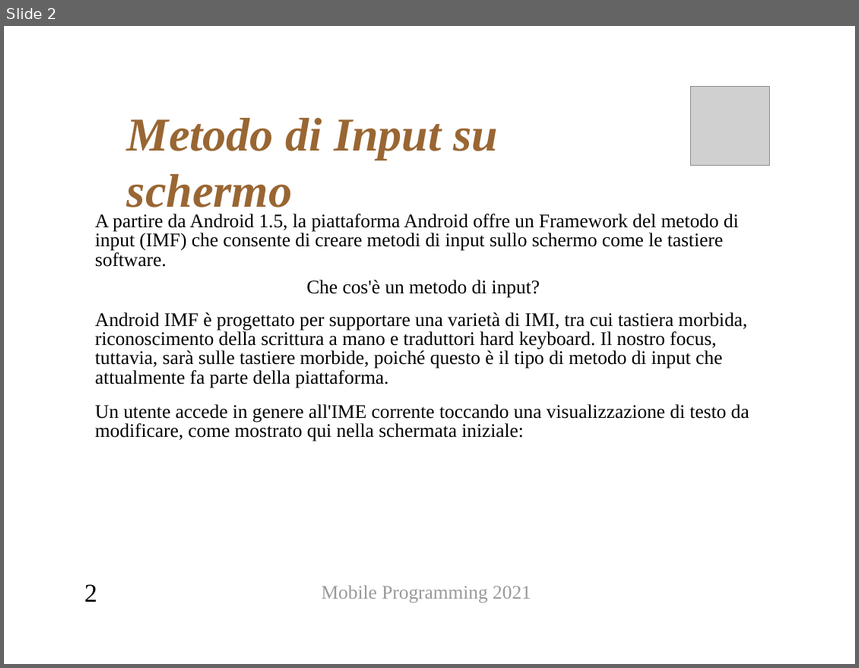
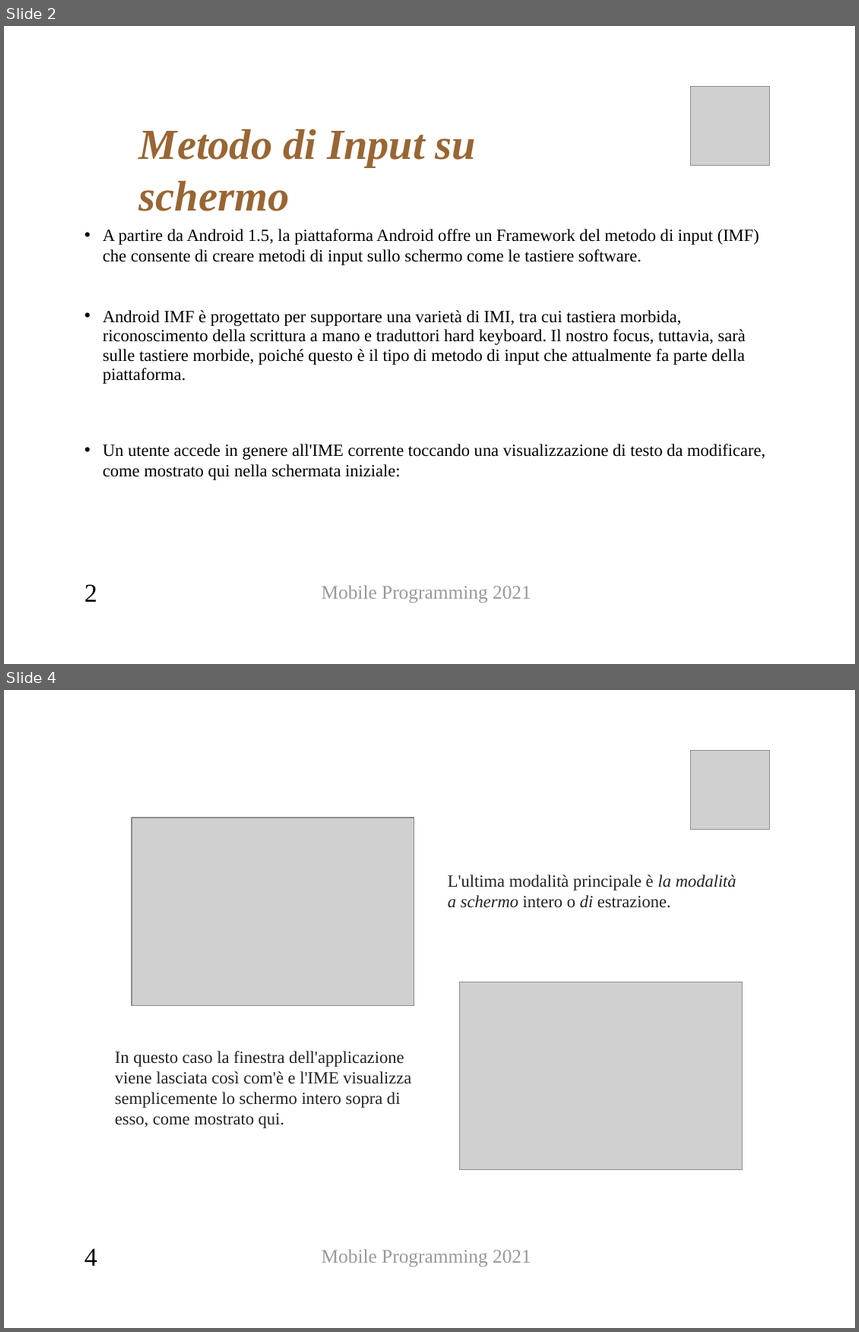
Before and after one commit to MagliariElio/Mobile-Programming, a slide deck: esonero/presentazioneElio.pptx. Shown one above the other, each under a label of ours: slide 2 before the commit, slides 2 and 4 after it; the slides between them are not shown. The pictures are 859x668 and 859x1332 pixels, drawn with LibreOffice and Linux fonts; fonts in the diff are those of the drawing; grey boxes stand for pictures; background and template pictures are left out. Boxes give left, top, right and bottom in pixels: in the first picture for what was removed or moved away, otherwise in the second. Text is boxed around its words. In the diff, an @@ line names an element or a change of style, - is before the commit and + after.

```diff
--- a/esonero/presentazioneElio.pptx
+++ b/esonero/presentazioneElio.pptx
@@ slide 4 added at bbox=[4, 690, 855, 1328], background picture (left out) @@
@@ picture added at bbox=[692, 751, 770, 830] @@
@@ picture added at bbox=[132, 818, 414, 1006] @@
@@ text added at bbox=[448, 875, 737, 908], 16 pt, text #202124 @@
+L'ultima modalità principale è la modalità a schermo intero o di estrazione.
@@ picture added at bbox=[461, 982, 743, 1170] @@
@@ text added at bbox=[115, 1051, 411, 1129], 16 pt, text #202124 @@
+In questo caso la finestra dell'applicazione viene lasciata così com'è e l'IME visualizza semplicemente lo schermo intero sopra di esso, come mostrato qui.
@@ page number added at bbox=[85, 1249, 97, 1266], 24 pt, text #000000 @@
+4
@@ text added at bbox=[322, 1249, 531, 1267], 18 pt, text #999999 @@
+Mobile Programming 2021
@@ slide 2 changed as well @@
@@ text "Metodo di Input su schermo": place and size @@
-text "Metodo di Input su schermo" at bbox=[127, 118, 498, 216]
+text "Metodo di Input su schermo" at bbox=[139, 129, 476, 211]
@@ text "Metodo di Input su schermo" at bbox=[139, 129, 476, 211]: size 44 to 40 pt @@
@@ text "A partire da Android 1.5, ...": place and size @@
-text "A partire da Android 1.5, ..." at bbox=[95, 214, 750, 442]
+text "A partire da Android 1.5, ..." at bbox=[103, 229, 766, 480]
@@ text "A partire da Android 1.5, ..." at bbox=[103, 229, 766, 480]: size 18 to 16 pt; bullet none to •; line spacing 18pt to 1; less space between paragraphs; more space between paragraphs; vertical alignment middle to top @@
@@ text at bbox=[306, 280, 540, 298]: paragraph removed @@
-Che cos'è un metodo di input?
```
Also in this commit, not shown: 2 other slides changed, 10 other slides added, 1 other file.
